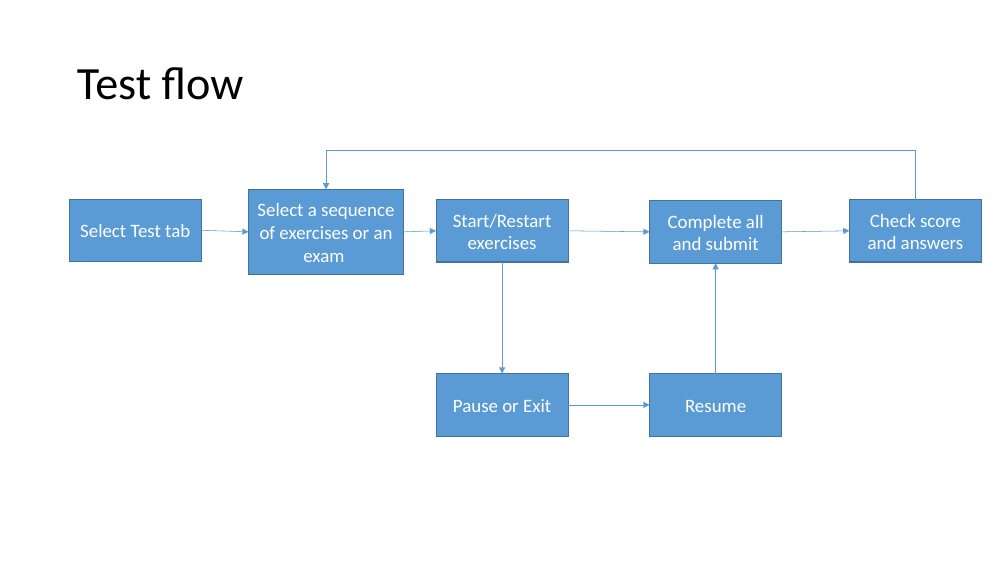
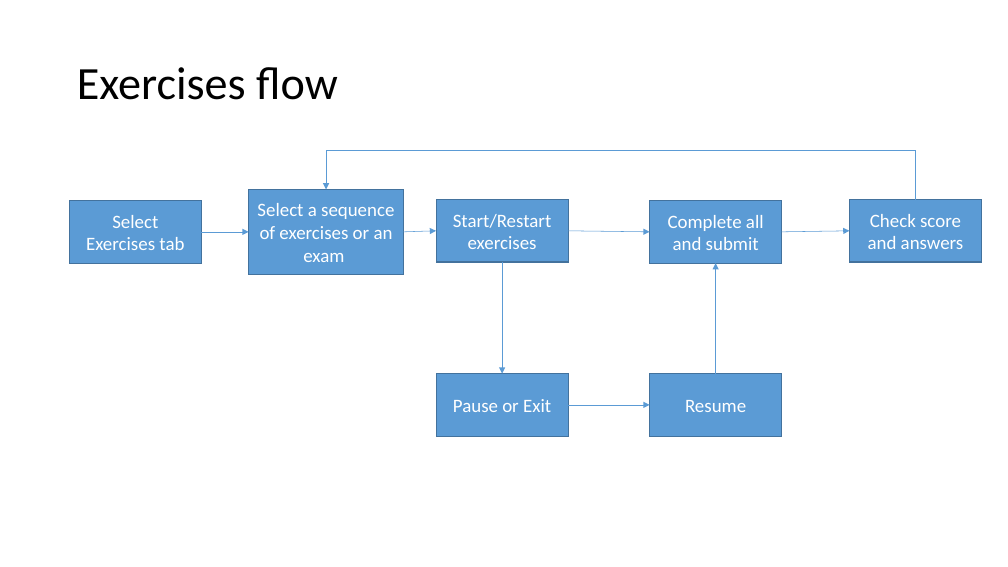
Before and after one commit to joechina/eclasso2o, a slide deck: slide 6 of Parrot-Wireframe/Students flow.pptx (slide 7 before the commit). Drawn at 1008x567 pixels with LibreOffice and Linux fonts; fonts in the diff are those of the drawing. Boxes give left, top, right and bottom in pixels: in the first picture for what was removed or moved away, otherwise in the second. Text is boxed around its words. In the diff, an @@ line names an element or a change of style, - is before the commit and + after.

Commit message:
update for first experience flow

```diff
--- a/Parrot-Wireframe/Students flow.pptx
+++ b/Parrot-Wireframe/Students flow.pptx
@@ title at [77, 67, 338, 100]: text changed @@
-Test flow
+Exercises flow
@@ text in rectangle at [86, 215, 184, 250]: text changed @@
-Select Test tab
+Select Exercises tab
```
Also in this commit, not shown: 4 other slides changed, 1 slide added, 2 slides removed.
